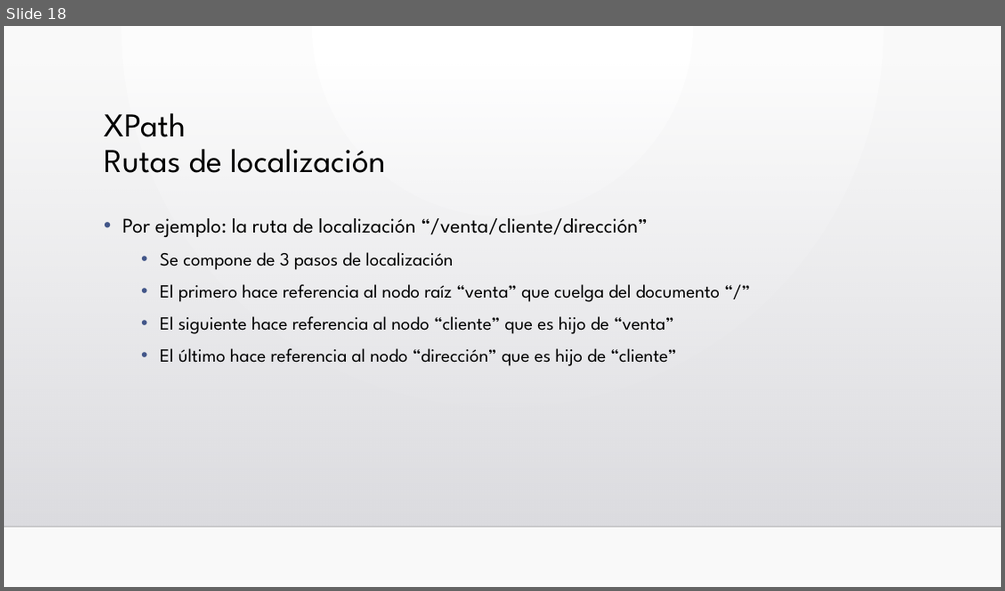
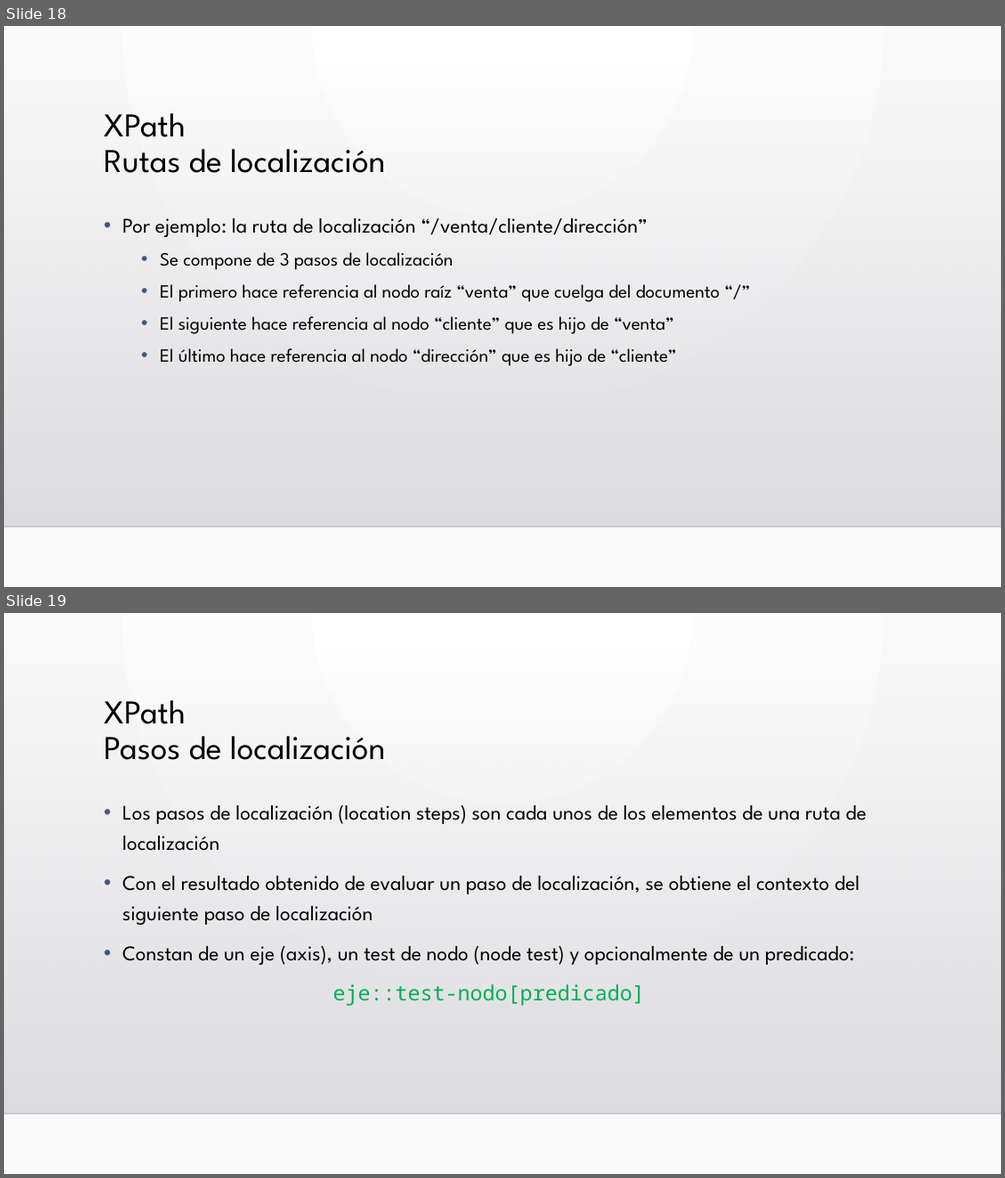
Before and after one commit to llllJokerllll/Lima, a slide deck: Unidad3/UD 03.3 XPath.pptx. Shown one above the other, each under a label of ours: slide 18 before the commit, slides 18 and 19 after it. The pictures are 1005x591 and 1005x1178 pixels, drawn with LibreOffice and Linux fonts; fonts in the diff are those of the drawing; background and template pictures are left out. Boxes give left, top, right and bottom in pixels: in the first picture for what was removed or moved away, otherwise in the second. Text is boxed around its words. In the diff, an @@ line names an element or a change of style, - is before the commit and + after.

```diff
--- a/Unidad3/UD 03.3 XPath.pptx
+++ b/Unidad3/UD 03.3 XPath.pptx
@@ slide 19 added at [4,613,1001,1174], background gradient #FFFFFF to #FAFAFA; not listed: 2 template elements that a slide beside it also shows @@
@@ title added at [104,700,386,760], 32 pt, text #000000 @@
+XPath
+Pasos de localización
@@ text added at [122,805,866,1005], 20 pt, text #000000 @@
+• Los pasos de localización (location steps) son cada unos de los elementos de una ruta de localización
+• Con el resultado obtenido de evaluar un paso de localización, se obtiene el contexto del siguiente paso de localización
+• Constan de un eje (axis), un test de nodo (node test) y opcionalmente de un predicado:
+eje::test-nodo[predicado]
```
Also in this commit, not shown: 23 other slides added, 1 slide removed, 3 other files.
